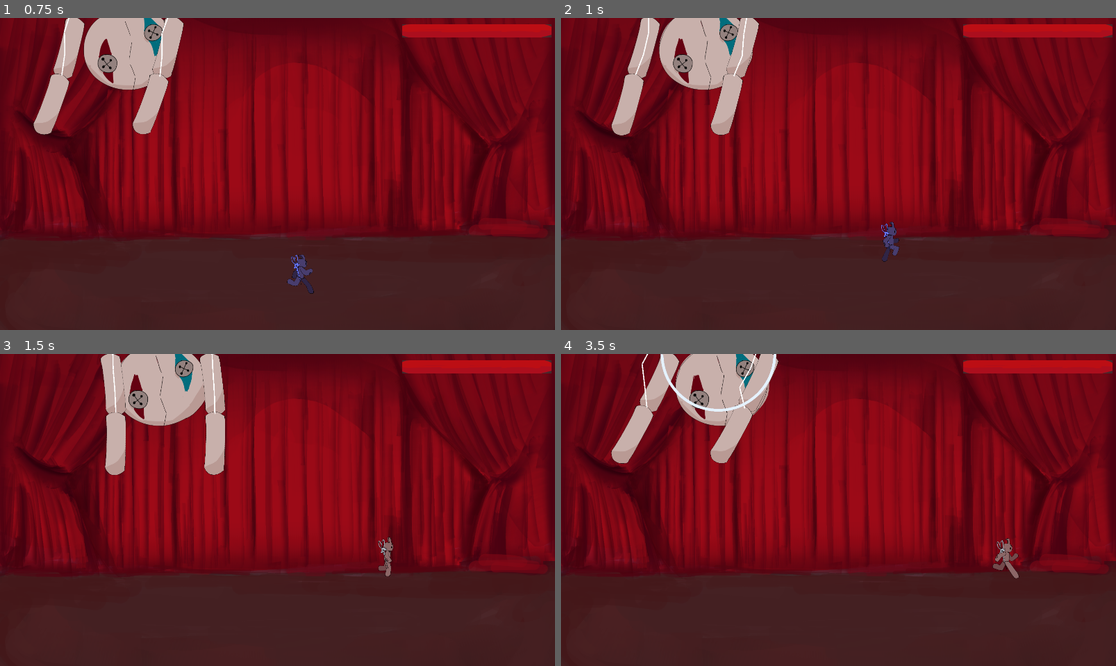
Above: before the commit, frames 1-4 (two rows, left to right).
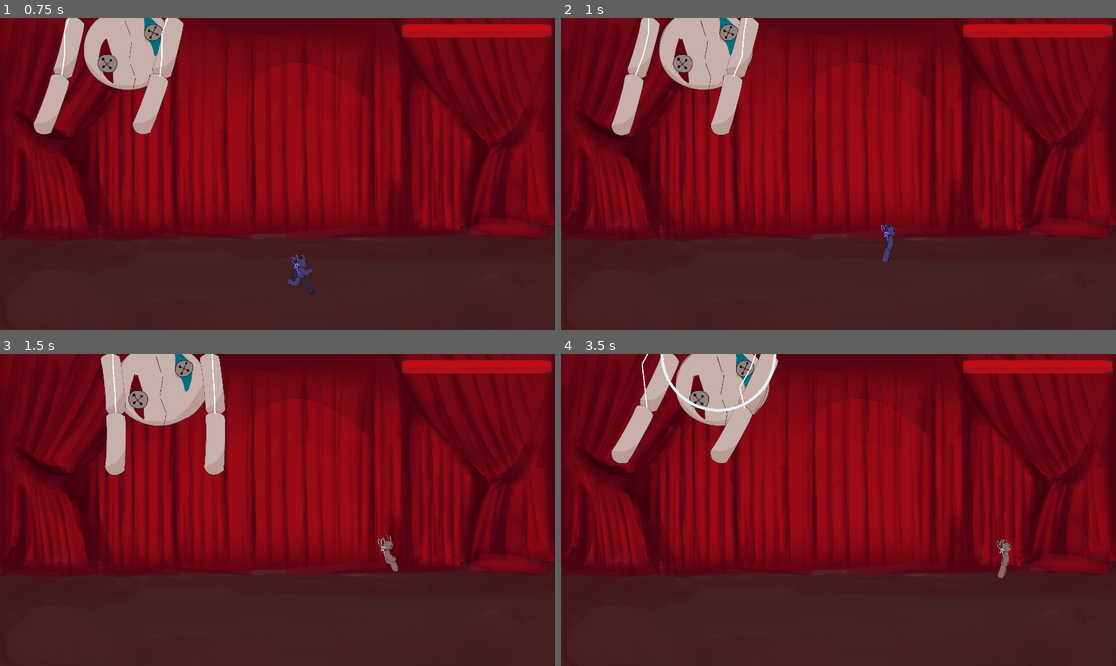
Above: after the commit, the same moments.

Repository: kokiheey/game-jam-repo
Game: Godot game, scene res://Main.tscn
The game is run twice, just before and just after one commit, with the same random seed, the same clock (stepped at 60 frames per second) and the same inputs.
Inputs:
- Up to frame 1 (0.75 s): tap Enter at 0.5 s; hold D from 0.53 s (still down); tap J at 0.6 s
- Up to frame 2 (1 s): keep holding D; tap Space at 0.77 s
- Up to frame 3 (1.5 s): keep holding D; tap J at 1.35 s
- Up to frame 4 (3.5 s): tap Space at 1.52, 3.02 s; release D at 2.03 s; hold A 2.03-2.78 s; tap J at 2.1, 2.85 s; hold D from 2.78 s (still down)

Frame 1 is identical in both runs. In frame 2, 0.2% of the frame differs, in the area x 57-61%, y 65-79%; in frame 3, 0.2%; in frame 4, 0.3%, in the area x 77-83%, y 59-72%.

Commit message:
Add player airborne sprites

Diff:
--- a/bossfightjam2025/scenes/player.tscn
+++ b/bossfightjam2025/scenes/player.tscn
@@ -1,16 +1,25 @@
-[gd_scene load_steps=19 format=3 uid="uid://bx5am6i22cmw7"]
+[gd_scene load_steps=23 format=3 uid="uid://bx5am6i22cmw7"]
 
 [ext_resource type="Script" uid="uid://b4l1e5jgiq6cp" path="res://scripts/player.gd" id="1_g2els"]
 [ext_resource type="Texture2D" uid="uid://ptk3dcp2teqn" path="res://assets/sprites/sprite_sheets/run_idle_sheet.png" id="2_qhqgy"]
 [ext_resource type="Script" uid="uid://bv02iexisq514" path="res://scripts/state_machine.gd" id="3_qhqgy"]
 [ext_resource type="Script" uid="uid://chywbkk87io5q" path="res://scripts/player_states/player_idle.gd" id="4_dqkch"]
 [ext_resource type="Script" uid="uid://cu0a8x3sqep4h" path="res://scripts/player_states/player_airborne.gd" id="4_qlg0r"]
+[ext_resource type="Texture2D" uid="uid://b2dk1tlj5u57q" path="res://assets/sprites/sprite_sheets/player_airborne.png" id="5_tuyoq"]
 
 [sub_resource type="CapsuleShape2D" id="CapsuleShape2D_3vyb7"]
 radius = 20.3176
 height = 91.4292
 
 [sub_resource type="ShaderMaterial" id="ShaderMaterial_qlg0r"]
+
+[sub_resource type="AtlasTexture" id="AtlasTexture_f1ej7"]
+atlas = ExtResource("5_tuyoq")
+region = Rect2(512, 0, 256, 340)
+
+[sub_resource type="AtlasTexture" id="AtlasTexture_oprun"]
+atlas = ExtResource("5_tuyoq")
+region = Rect2(256, 0, 256, 340)
 
 [sub_resource type="AtlasTexture" id="AtlasTexture_dqkch"]
 atlas = ExtResource("2_qhqgy")
@@ -27,6 +36,10 @@
 [sub_resource type="AtlasTexture" id="AtlasTexture_fjrip"]
 atlas = ExtResource("2_qhqgy")
 region = Rect2(768, 0, 256, 340)
+
+[sub_resource type="AtlasTexture" id="AtlasTexture_a8ls1"]
+atlas = ExtResource("5_tuyoq")
+region = Rect2(0, 0, 256, 340)
 
 [sub_resource type="AtlasTexture" id="AtlasTexture_smehm"]
 atlas = ExtResource("2_qhqgy")
@@ -56,6 +69,22 @@
 animations = [{
 "frames": [{
 "duration": 1.0,
+"texture": SubResource("AtlasTexture_f1ej7")
+}],
+"loop": true,
+"name": &"falling",
+"speed": 5.0
+}, {
+"frames": [{
+"duration": 1.0,
+"texture": SubResource("AtlasTexture_oprun")
+}],
+"loop": true,
+"name": &"floating",
+"speed": 5.0
+}, {
+"frames": [{
+"duration": 1.0,
 "texture": SubResource("AtlasTexture_dqkch")
 }, {
 "duration": 1.0,
@@ -69,6 +98,14 @@
 }],
 "loop": true,
 "name": &"idle",
+"speed": 5.0
+}, {
+"frames": [{
+"duration": 1.0,
+"texture": SubResource("AtlasTexture_a8ls1")
+}],
+"loop": true,
+"name": &"rising",
 "speed": 5.0
 }, {
 "frames": [{
@@ -114,8 +151,9 @@
 anim_s = NodePath("../../AnimatedSprite2D")
 metadata/_custom_type_script = "uid://chywbkk87io5q"
 
-[node name="player_airborne" type="Node" parent="player_states"]
+[node name="player_airborne" type="Node" parent="player_states" node_paths=PackedStringArray("anim_s")]
 script = ExtResource("4_qlg0r")
+anim_s = NodePath("../../AnimatedSprite2D")
 metadata/_custom_type_script = "uid://cu0a8x3sqep4h"
 
 [node name="AnimatedSprite2D" type="AnimatedSprite2D" parent="."]
@@ -123,4 +161,4 @@
 position = Vector2(1.26985, -1.26985)
 scale = Vector2(0.283482, 0.283482)
 sprite_frames = SubResource("SpriteFrames_f1ej7")
-animation = &"idle"
+animation = &"falling"
--- a/bossfightjam2025/scripts/player_states/player_airborne.gd
+++ b/bossfightjam2025/scripts/player_states/player_airborne.gd
@@ -4,7 +4,7 @@
 @onready var player: PlayerCharacter = get_parent().get_parent()
 var input: InputController
 func Enter():
-	#animP.play("rising")
+	anim_s.play("rising")
 	input = get_node("/root/Main/InputController")
 	if input:
 		input.axis.connect(move)
@@ -13,10 +13,12 @@
 	if input:
 		input.axis.disconnect(move)
 
-func _process(delta: float):
-	if player.velocity.y > 0:
-		#anim_s.play("falling")
-		return
+func Update():
+	if player.velocity.y > 100:
+		anim_s.play("falling")
+	elif player.velocity.y < -100:
+		anim_s.play("rising")
+	else: anim_s.play("floating")
 	if player.is_on_floor():
 		StateTransitioned.emit(name, "player_idle")
 
Binary file added: bossfightjam2025/assets/sprites/sprite_sheets/player_airborne.png
Not shown, added: bossfightjam2025/assets/sprites/sprite_sheets/player_airborne.png.import
